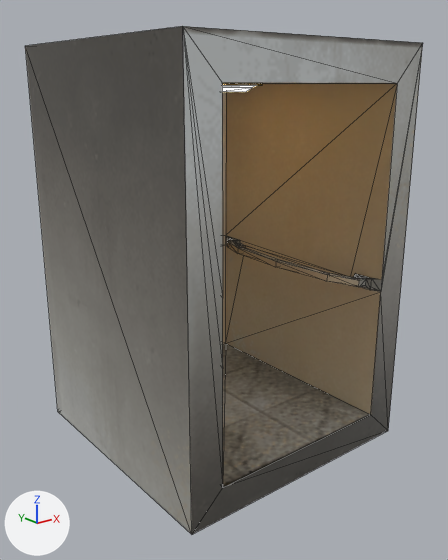
A saved change to the glTF model Elevador.glb.
Rendered twice from a 50 mm lens placed at (-2.9, -3.7, 1.22), pointed at (-0.01, -0.08, -0.22). The axes (+X, +Y, +Z) are drawn at lower left. The lights are the same throughout. The first picture is the older version. Mesh edges are drawn as thin lines. Where no turn or scale is listed for an object, it has been applied to the vertices. Vertices at exactly the same position are counted once.

The first picture shows 'Elevator-col' and 1 more.
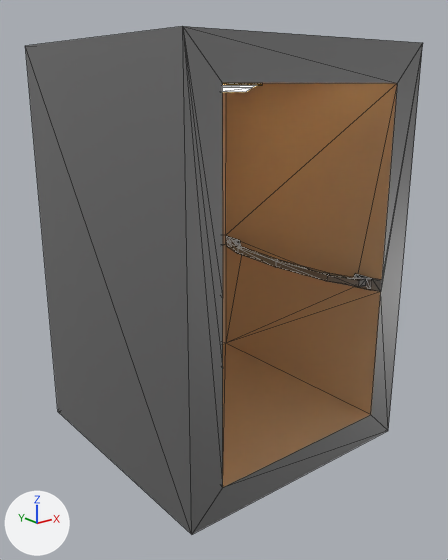
Edits to the scene script, one JSON object a line:
```json
{"op": "add", "block": "mat_material_002", "code": ["mat_material_002 = principled_material('Material.002')", "mat_material_002.base_color = (0.298, 0.298, 0.298)  # grey #949494", "mat_material_002.metallic = 0.823", "mat_material_002.roughness = 0.438"]}
{"op": "add", "block": "mat_material_005", "code": ["mat_material_005 = principled_material('Material.005')", "mat_material_005.base_color = (0.8, 0.536, 0.316)  # beige #e7c198", "mat_material_005.metallic = 0.333", "mat_material_005.roughness = 0.391"]}
{"block": "me_cube_039", "where": "me_cube_039.from_pydata(...)  # 72 vertices, 144 faces; spans x -1.0..1.0, y -1.0..1.0, z -1.5..1.5"}
{"block": "me_cube_039", "where": "# used by ob_elevator_col; location = (0.0, 0.0, 0.0)"}
{"block": "me_cube_039", "change": "me_cube_039 part 1"}
{"block": "me_cube_039", "change": "2 vertices are removed from x 0.75, y -0.71..0.54, z -0.19"}
{"block": "me_cube_039", "change": "14 faces are deleted"}
{"block": "me_cube_039", "change": "2 vertices are added at (0.75, 0.59, -0.24), (0.75, -0.76, -0.26)"}
{"block": "me_cube_039", "change": "8 new faces join them, mat_material_002 (grey #949494)"}
{"block": "me_cube_039", "change": "6 new faces join them, mat_material_005 (beige #e7c198)"}
{"block": "me_cube_039", "change": "me_cube_039 part 2: 96 faces spanning x -1.0..1.0, y -1.0..1.0, z -1.5..1.5 switch from mat_material_037 (picture img_elevatortexture) to mat_material_002 (grey #949494)"}
{"block": "me_cube_039", "change": "me_cube_039 part 3: 24 faces spanning x -0.75..0.75, y -1.0..0.83, z -1.26..1.24 switch from mat_material_037 (picture img_elevatortexture) to mat_material_005 (beige #e7c198)"}
```

Changed parts and their boxes [x1, y1, x2, y2] in the pictures (448 x 560 px; the box of a moved part takes in the faces that stretch with it):
```json
{"part": 1, "of": "me_cube_039", "change": "moved or reshaped", "before": [226, 84, 397, 343], "after": [226, 84, 397, 343]}
{"part": 2, "of": "me_cube_039", "change": "recoloured", "before": [25, 26, 423, 534], "after": [25, 26, 423, 534]}
{"part": 3, "of": "me_cube_039", "change": "recoloured", "before": [222, 83, 397, 487], "after": [222, 83, 397, 487]}
```
